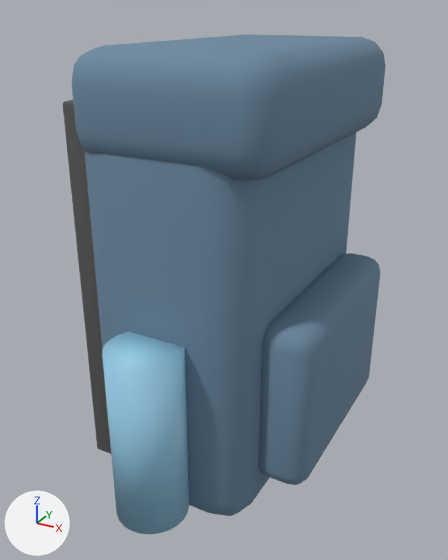
The glTF model SourceArt/Models/SM_SmallBackpack.glb as it was, and as the next commit left it.
Both versions are drawn from a 50 mm camera at (0.243, -0.463, 0.4) aimed at (-0.007, -0.01, 0.173). Lighting does not change. The marker at lower left points along +X, +Y and +Z. The first picture is the older version. Vertices at exactly the same position are counted once.

The older version as bpy lines, for what is in view:
```python
me_sm_smallbackpack = bpy.data.meshes.new('SM_SmallBackpack')
me_sm_smallbackpack.from_pydata(...)  # 576 vertices, 1124 faces; spans x -0.093..0.112, y -0.174..0.174, z 0.0..0.376
# faces by material slot: [564, 376, 184]
me_sm_smallbackpack.materials.append(mat_m_c_142434_0)  # blue #6c89a0
me_sm_smallbackpack.materials.append(mat_m_fabric)  # dark grey #595959
me_sm_smallbackpack.materials.append(mat_m_c_295979_0)  # blue #95cbe7
ob_sm_smallbackpack = bpy.data.objects.new('SM_SmallBackpack', me_sm_smallbackpack)
ob_sm_smallbackpack.location = (0.0, 0.0, 0.0)
```
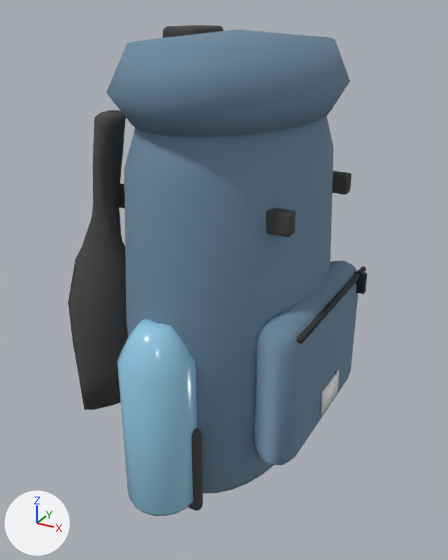
The edits, one by one:
Material 'M_BlackPolymer' (mat_m_blackpolymer) is new.
Its base color is (0.03, 0.03, 0.03) (dark grey #303030).
Its roughness is 0.85.
Material 'M_White' (mat_m_white) is new.
Its base color is (0.9, 0.9, 0.9) (white #f3f3f3).
Its roughness is 0.6.
Material 'M_C_050505_0' (mat_m_c_050505_0) is new.
Its base color is (0.06, 0.06, 0.06) (dark grey #454545).
Its roughness is 1.0.
Material 'M_Steel' (mat_m_steel) is new.
Its base color is (0.05, 0.05, 0.055) (dark grey #3f3f42).
Its metallic is 0.85.
Its roughness is 0.45.
me_sm_smallbackpack is used by ob_sm_smallbackpack; location (0.0, 0.0, 0.0).
me_sm_smallbackpack had 576 vertices, 1124 faces and spanned x -0.093..0.112, y -0.174..0.174, z 0.0..0.376.
me_sm_smallbackpack now has 1480 vertices, 2892 faces and spans x -0.125..0.104, y -0.158..0.158, z 0.0..0.386.
me_sm_smallbackpack part 1: a new loose piece, a box spanning x 0.094..0.098, y -0.08..0.08, z 0.17..0.174, in mat_m_blackpolymer (dark grey #303030).
me_sm_smallbackpack part 2: the loose piece of 96 vertices spanning x -0.093..-0.067, y 0.055..0.105, z 0.016..0.336 is scaled about its middle by (0.489, 0.104, 0.0596), then moved by (0.178, -0.016, -0.012), in mat_m_steel (dark grey #3f3f42).
me_sm_smallbackpack part 3: the loose piece of 96 vertices spanning x -0.07..0.09, y -0.132..0.132, z 0.296..0.376 is scaled about its middle by (0.206, 0.183, 0.144), then moved by (-0.05, 0.0, 0.044), in mat_m_c_050505_0 (dark grey #454545).
me_sm_smallbackpack part 4: a new loose piece, a box spanning x 0.0966..0.0986, y -0.02..0.02, z 0.068..0.092, in mat_m_white (white #f3f3f3).
me_sm_smallbackpack part 5: the loose piece of 96 vertices spanning x -0.072..0.072, y -0.128..0.128, z 0.0..0.36 is rebuilt with 142 vertices and now spans x -0.079..0.079, y -0.128..0.128, z 0.0..0.36.
me_sm_smallbackpack part 6: the loose piece of 96 vertices spanning x -0.093..-0.067, y -0.105..-0.055, z 0.016..0.336 is rebuilt with 90 vertices and now spans x -0.125..-0.055, y -0.111..-0.033, z 0.063..0.321, in mat_m_c_050505_0 (dark grey #454545).
me_sm_smallbackpack part 7: the loose piece of 96 vertices spanning x 0.064..0.112, y -0.096..0.096, z 0.04..0.184 is rebuilt with 84 vertices and now spans x 0.056..0.096, y -0.088..0.088, z 0.044..0.18.
me_sm_smallbackpack part 8: the loose piece of 48 vertices spanning x -0.03..0.03, y -0.174..-0.114, z 0.021..0.171 is rebuilt with 102 vertices and now spans x -0.03..0.03, y -0.158..-0.098, z 0.024..0.184.
me_sm_smallbackpack part 9: a new loose piece of 96 vertices spanning x -0.08..0.08, y -0.07..-0.058, z 0.247..0.265, in mat_m_c_050505_0 (dark grey #454545).
me_sm_smallbackpack part 10: a new loose piece of 96 vertices spanning x -0.035..0.035, y -0.129..-0.119, z 0.016..0.096, in mat_m_c_050505_0 (dark grey #454545).
me_sm_smallbackpack part 11: a new loose piece of 96 vertices spanning x -0.08..0.08, y 0.058..0.07, z 0.247..0.265, in mat_m_c_050505_0 (dark grey #454545).
me_sm_smallbackpack part 12: a new loose piece of 86 vertices spanning x -0.084..0.084, y -0.129..0.129, z 0.32..0.384, in mat_m_c_142434_0 (blue #6c89a0).
Other edits to the shape of me_sm_smallbackpack do not show in these pictures.
me_sm_smallbackpack no longer uses material mat_m_fabric (dark grey #595959).
me_sm_smallbackpack gains material mat_m_blackpolymer (dark grey #303030).
me_sm_smallbackpack gains material mat_m_steel (dark grey #3f3f42).
me_sm_smallbackpack gains material mat_m_c_050505_0 (dark grey #454545).
me_sm_smallbackpack gains material mat_m_white (white #f3f3f3).

Changed parts and their boxes [x1, y1, x2, y2] in the pictures (448 x 560 px; the box of a moved part takes in the faces that stretch with it):
'SM_SmallBackpack', reshaped (7% narrower)
    before: [63, 34, 386, 534]
    after: [68, 25, 367, 516]
part 1 of me_sm_smallbackpack, added
    after: [297, 266, 366, 344]
part 2 of me_sm_smallbackpack, moved or reshaped (not visible before)
    after: [353, 271, 367, 294]
part 3 of me_sm_smallbackpack, moved or reshaped
    before: [71, 34, 386, 181]
    after: [163, 25, 224, 38]
part 4 of me_sm_smallbackpack, added
    after: [320, 370, 339, 415]
part 5 of me_sm_smallbackpack, rebuilt (23% narrower)
    before: [84, 133, 356, 516]
    after: [124, 116, 334, 493]
part 6 of me_sm_smallbackpack, rebuilt
    before: [63, 100, 111, 454]
    after: [68, 110, 128, 410]
part 7 of me_sm_smallbackpack, rebuilt (13% narrower, 12% shorter)
    before: [259, 253, 380, 485]
    after: [253, 260, 358, 465]
part 8 of me_sm_smallbackpack, rebuilt (8% narrower)
    before: [102, 332, 189, 534]
    after: [117, 319, 197, 516]
part 9 of me_sm_smallbackpack, added
    after: [119, 184, 296, 237]
part 10 of me_sm_smallbackpack, added
    after: [188, 428, 203, 511]
part 11 of me_sm_smallbackpack, added
    after: [332, 171, 352, 195]
part 12 of me_sm_smallbackpack, added (blue)
    after: [106, 29, 350, 137]
